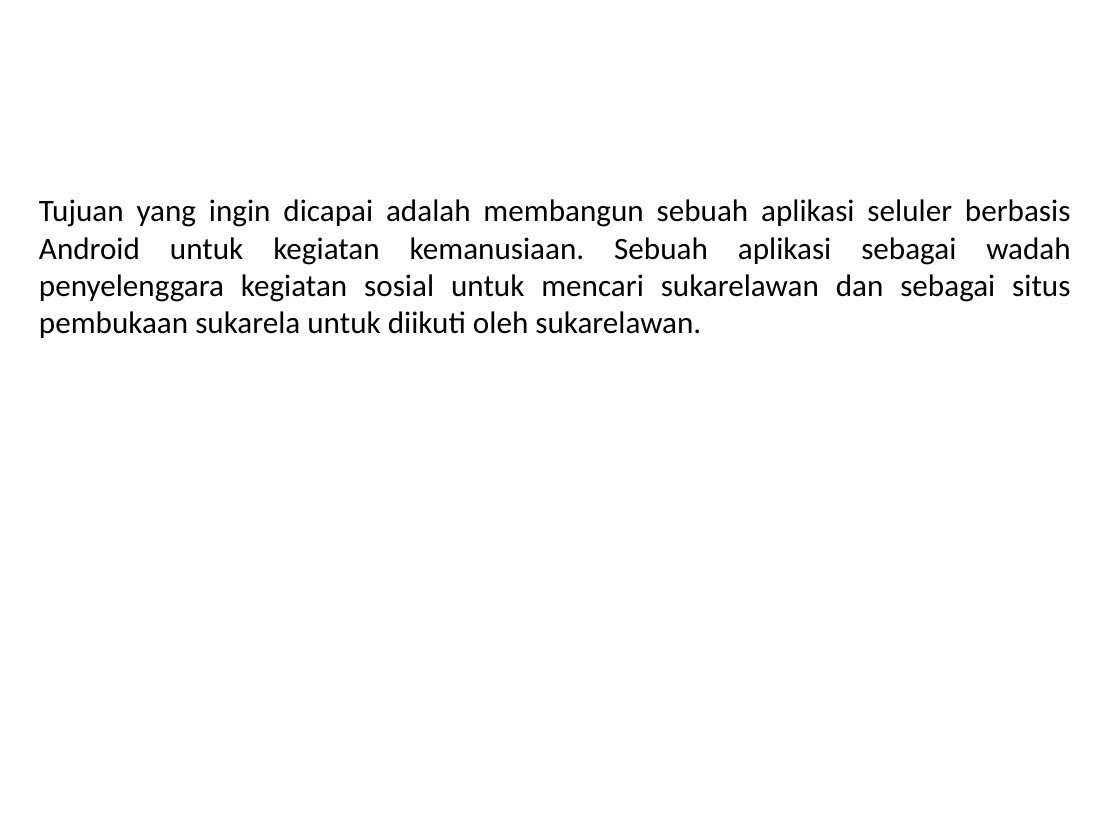
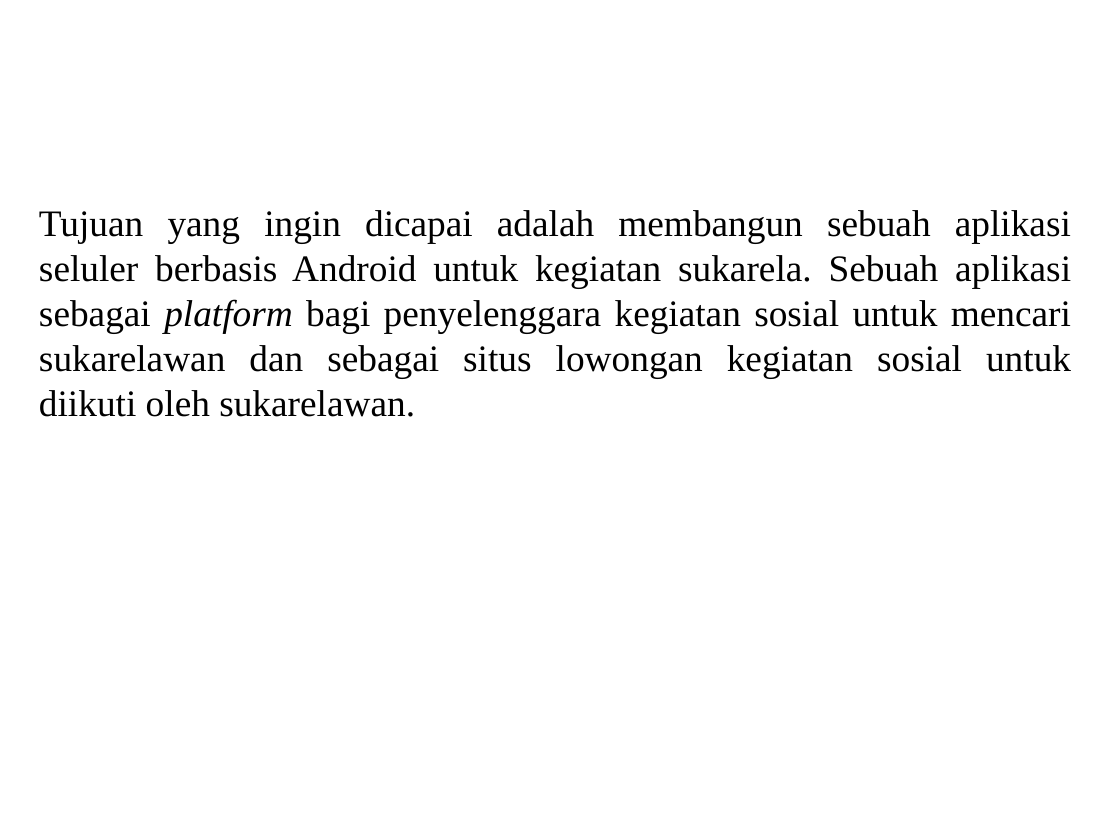
Before and after one commit to Alahaz/Penulisan-Ilmiah, a slide deck: slide 3 of Lain-lain/10106195_Slide_Presentasi.ppt. Drawn at 1120x840 pixels with LibreOffice and Linux fonts; fonts in the diff are those of the drawing; background and template pictures are left out. Boxes give left, top, right and bottom in pixels: in the first picture for what was removed or moved away, otherwise in the second. Text is boxed around its words. In the diff, an @@ line names an element or a change of style, - is before the commit and + after.

```diff
--- a/Lain-lain/10106195_Slide_Presentasi.ppt
+++ b/Lain-lain/10106195_Slide_Presentasi.ppt
@@ text at (x1=39, y1=210, x2=1071, y2=417): text changed; size 20 to 24 pt; font Calibri to Times New Roman @@
-Tujuan yang ingin dicapai adalah membangun sebuah aplikasi seluler berbasis Android untuk kegiatan kemanusiaan. Sebuah aplikasi sebagai wadah penyelenggara kegiatan sosial untuk mencari sukarelawan dan sebagai situs pembukaan sukarela untuk diikuti oleh sukarelawan.
+Tujuan yang ingin dicapai adalah membangun sebuah aplikasi seluler berbasis Android untuk kegiatan sukarela. Sebuah aplikasi sebagai platform bagi penyelenggara kegiatan sosial untuk mencari sukarelawan dan sebagai situs lowongan kegiatan sosial untuk diikuti oleh sukarelawan.
```
Also in this commit, not shown: 4 other slides changed, 6 slides added, 1 slide removed, 3 other files.
